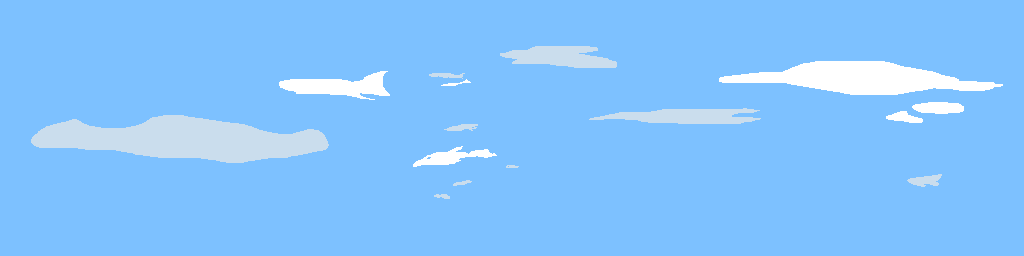
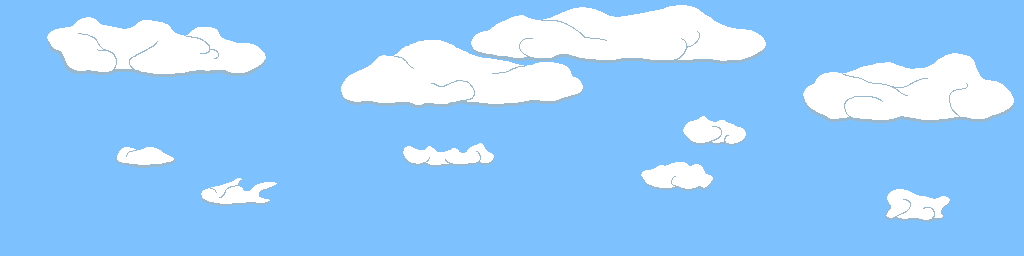
The second 1024px x 256px image is a revision of the first. Changes to its layers:
added layer "shading" above "silhoette" over [31, 5, 1014, 222]
renamed "Слой 1" to "silhoette", hid it, painted on it over [31, 5, 1014, 222]
